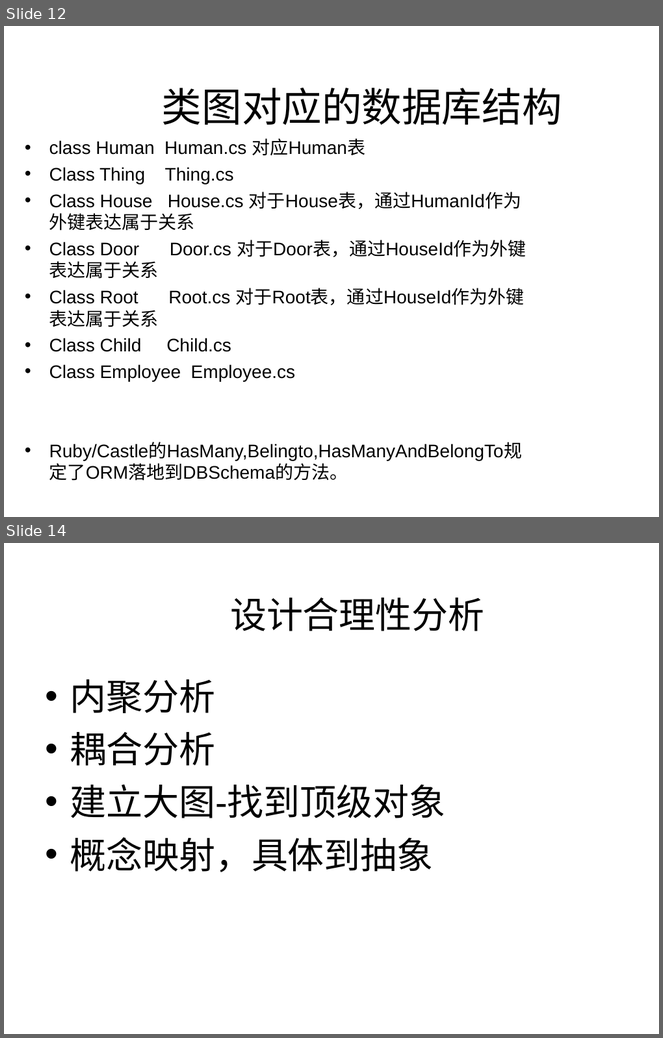
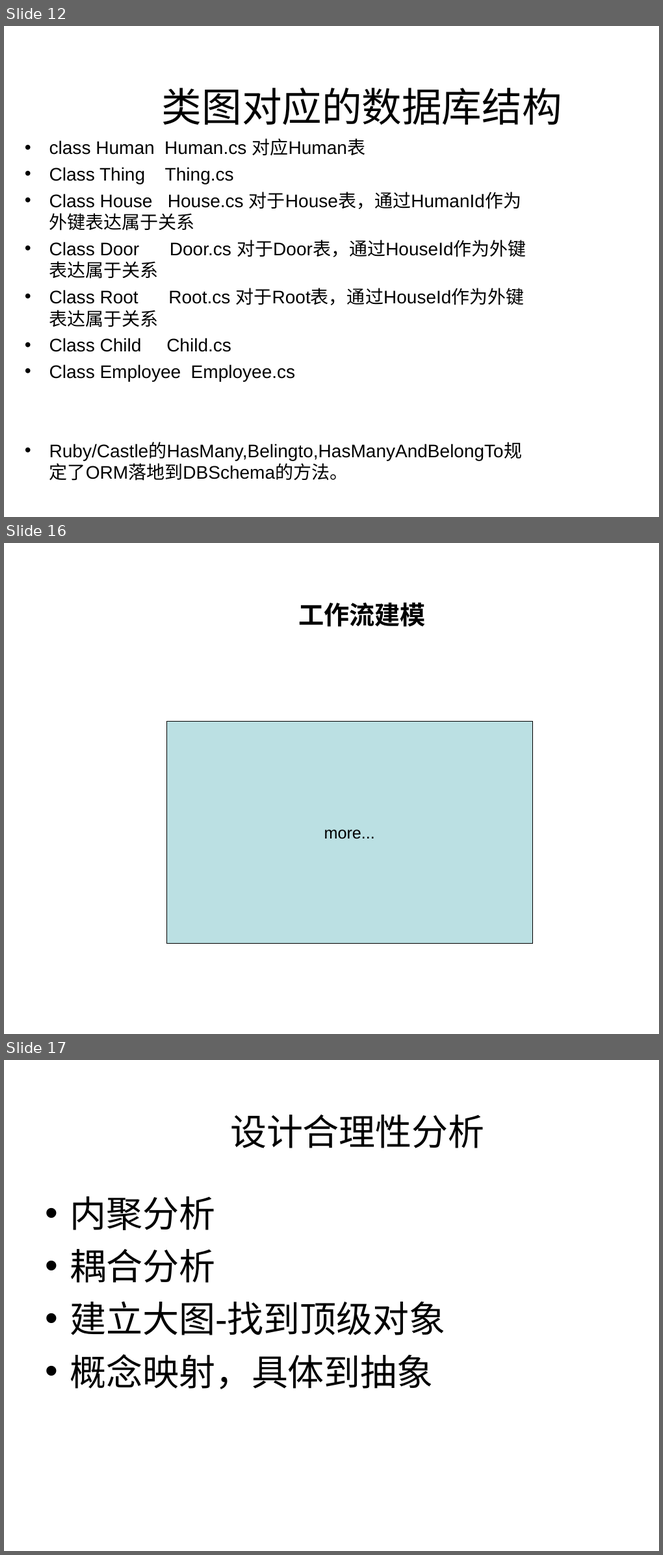
Before and after one commit to 1000copy/delpy, a slide deck: docs/1021project/UML理论和实践.ppt. Shown one above the other, each under a label of ours: slides 12 and 14 before the commit, slides 12, 16 and 17 after it; the slides between them are not shown. The pictures are 663x1038 and 663x1555 pixels, drawn with LibreOffice and Linux fonts; fonts in the diff are those of the drawing; background and template pictures are left out. Boxes give left, top, right and bottom in pixels: in the first picture for what was removed or moved away, otherwise in the second. Text is boxed around its words. In the diff, an @@ line names an element or a change of style, - is before the commit and + after.

```diff
--- a/docs/1021project/UML理论和实践.ppt
+++ b/docs/1021project/UML理论和实践.ppt
@@ slide 16 added at bbox=[4, 543, 659, 1034], background #FFFFFF @@
@@ text added at bbox=[298, 602, 426, 627], 28 pt, text #000000, bold @@
+工作流建模
@@ rectangle added at bbox=[166, 722, 532, 944], fill #BBE0E3, outline #000000 0.74 pt, 18 pt, text #000000 @@
+more...
@@ what was slide 14 is now slide 17 @@
```
Also in this commit, not shown: 6 slides changed, 10 other slides added, 1 slide removed.
